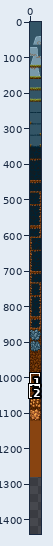
A sprite sheet gets an edit: _res/tiles.png. Above: a wide view before the commit, with the close-up outlined.
Close-up. Before the edit:
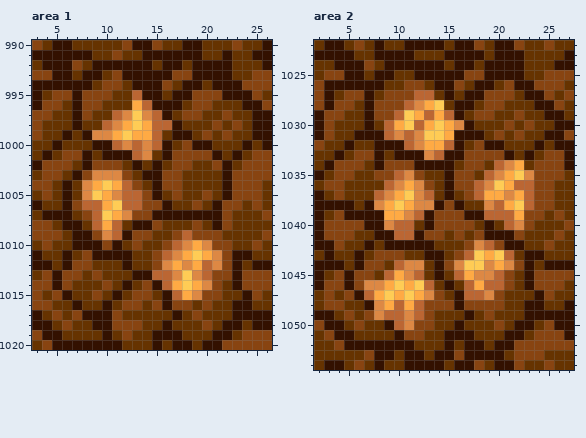
The file is 32x1280 pixels. Shown: area 1: x 3..26, y 990..1020; area 2: x 2..27, y 1022..1054. The old version is drawn lined up with the new one, on the new canvas. The commit also changed other parts of the picture, which this record leaves out.
After the commit:
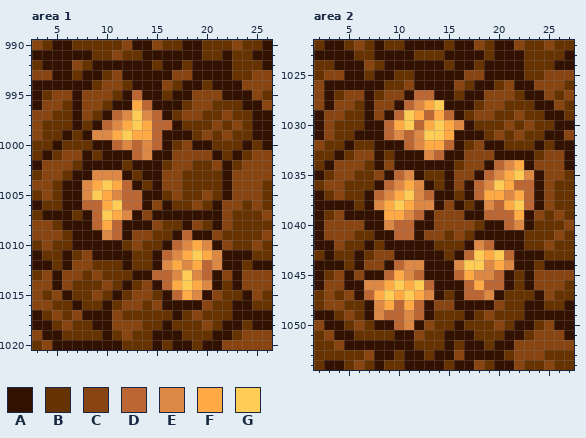
Palette (. is transparent): A #331100  B #663300  C #884411  D #bb6633  E #dd8844  F #ffaa44  G #ffcc55
Changes in this commit:
canvas 32x1280 -> 32x1440
Area 1:
Colour A replaces colour B in row 995 at x 12; in row 996 at x 11 to 12; in row 997 at x 10; in row 998 at x 9; in row 999 at x 16; in row 1001 at x 15.
Colour A replaces colour B in row 1002 at x 14; in rows 1004 to 1005 at x 7; in row 1008 at x 8, 12 and 18; in row 1016 at x 19.
Colour A replaces colour C in row 1002 at x 9 to 11; in row 1003 at x 8 and 12; in row 1004 at x 13; in row 1005 at x 14; in row 1006 at x 7 and 14; in row 1007 at x 8 and 13.
Colour A replaces colour C in row 1009 at x 9, 17 and 19 to 20; in row 1010 at x 10, 16 and 21; in rows 1011 to 1012 at x 15 and 22; in rows 1013 to 1014 at x 21; in row 1015 at x 20; in row 1016 at x 17 to 18.
Area 2:
Colour A replaces colour B in row 1026 at x 13; in row 1027 at x 14; in row 1028 at x 15; in row 1030 at x 8; in row 1033 at x 22; in row 1034 at x 19 and 23.
Colour A replaces colour B in row 1035 at x 18; in row 1036 at x 8; in row 1037 at x 7 and 14; in row 1038 at x 18; in row 1040 at x 12 and 20; in row 1043 at x 11 to 12 and 22.
Colour A replaces colour B in row 1044 at x 9 and 13; in row 1045 at x 8, 13 and 15; in row 1046 at x 14 and 16; in row 1050 at x 8.
Colour A replaces colour C in row 1026 at x 12; in row 1027 at x 11; in row 1028 at x 10; in row 1029 at x 9; in row 1033 at x 20; in row 1034 at x 10 to 11.
Colour A replaces colour C in row 1035 at x 9, 12 and 24; in row 1036 at x 13, 17 and 24; in row 1037 at x 17 and 24; in row 1038 at x 24; in rows 1039 to 1040 at x 23; in row 1041 at x 18 and 22.
Colour A replaces colour C in row 1042 at x 17 and 20; in row 1043 at x 10 and 16; in row 1044 at x 15 and 22; in row 1045 at x 7 and 21; in row 1046 at x 6 and 21; in row 1047 at x 14 and 20.
Colour A replaces colour C in row 1048 at x 13 and 17 to 19; in row 1049 at x 7 and 13; in row 1050 at x 12; in row 1051 at x 11.
Where, in picture pixels (left, top, right, bottom), the same in both close-ups:
changed: (72, 90, 232, 310)
changed: (374, 80, 454, 130)
changed: (354, 150, 544, 340)
